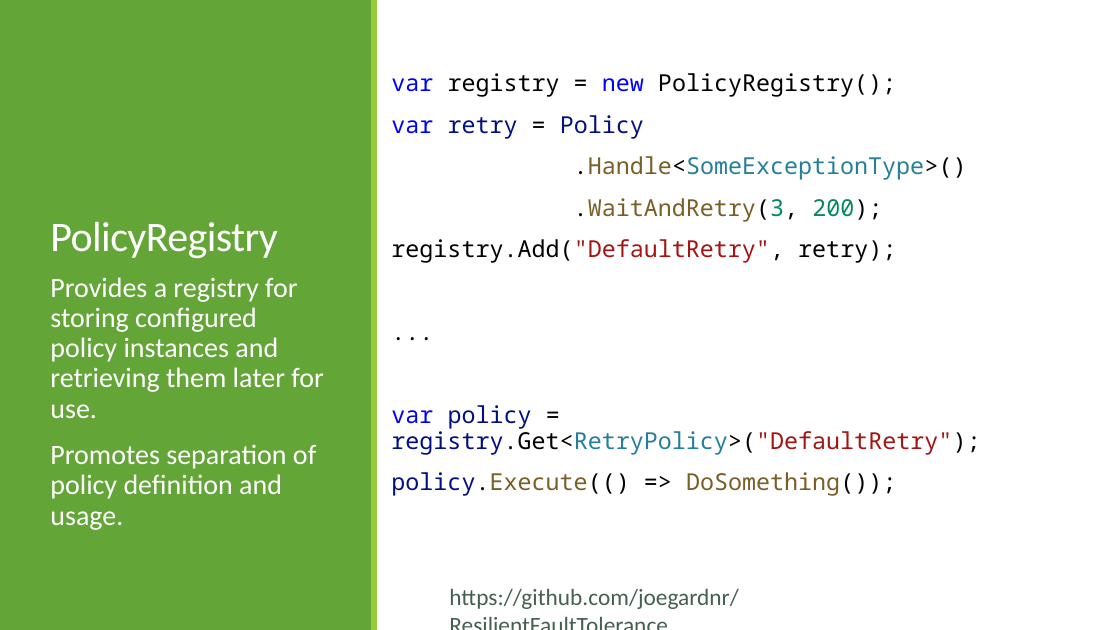
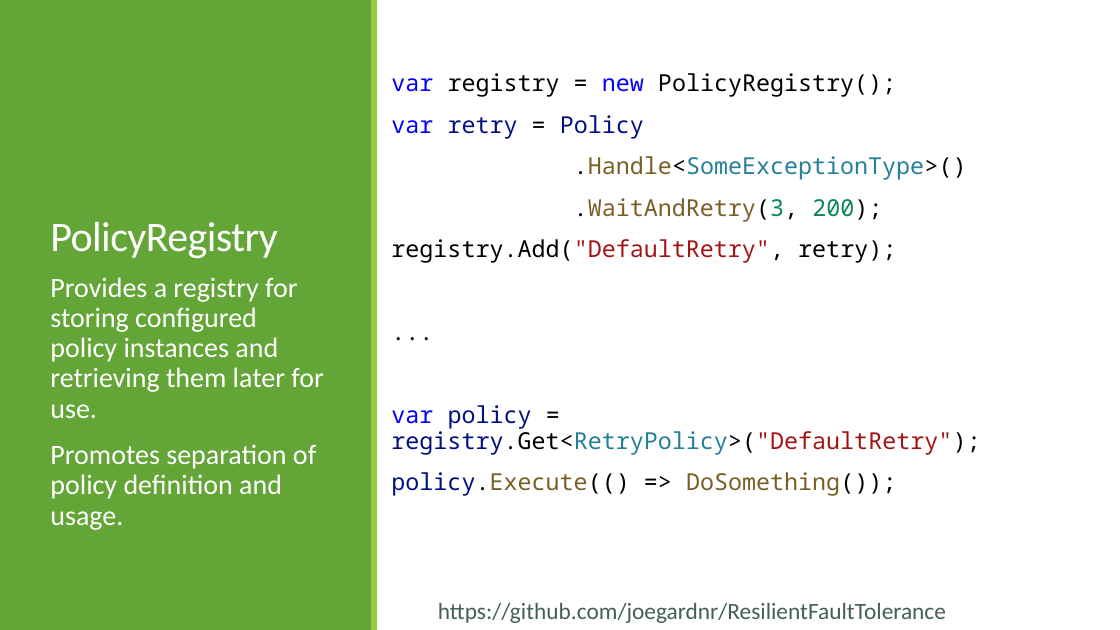
Before and after one commit to joegardnr/ResilientFaultTolerance, a slide deck: slide 13 of ResilientFaultTolerance.pptx. Drawn at 1120x630 pixels with LibreOffice and Linux fonts; fonts in the diff are those of the drawing. Boxes give left, top, right and bottom in pixels: in the first picture for what was removed or moved away, otherwise in the second. Text is boxed around its words. In the diff, an @@ line names an element or a change of style, - is before the commit and + after.

```diff
--- a/ResilientFaultTolerance.pptx
+++ b/ResilientFaultTolerance.pptx
@@ text "https://github.com/joegardnr/ResilientFaultTolerance" rewrapped from (x1=449, y1=589, x2=738, y2=609) to (x1=438, y1=603, x2=946, y2=623) @@
```
Also in this commit, not shown: 2 other slides changed, 4 other files.
